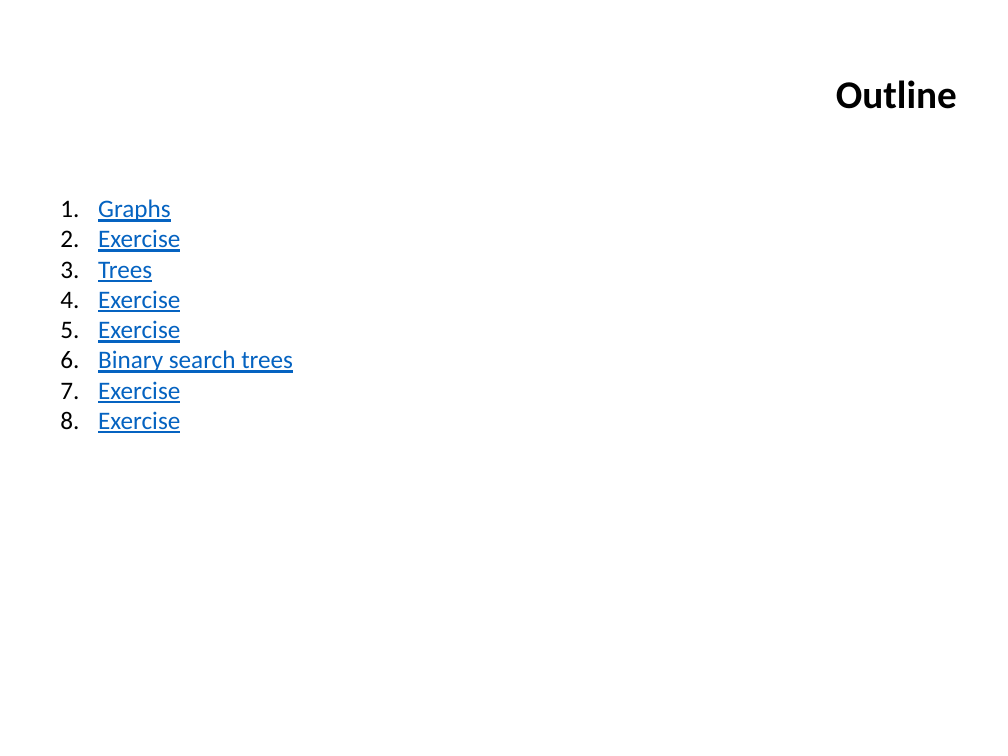
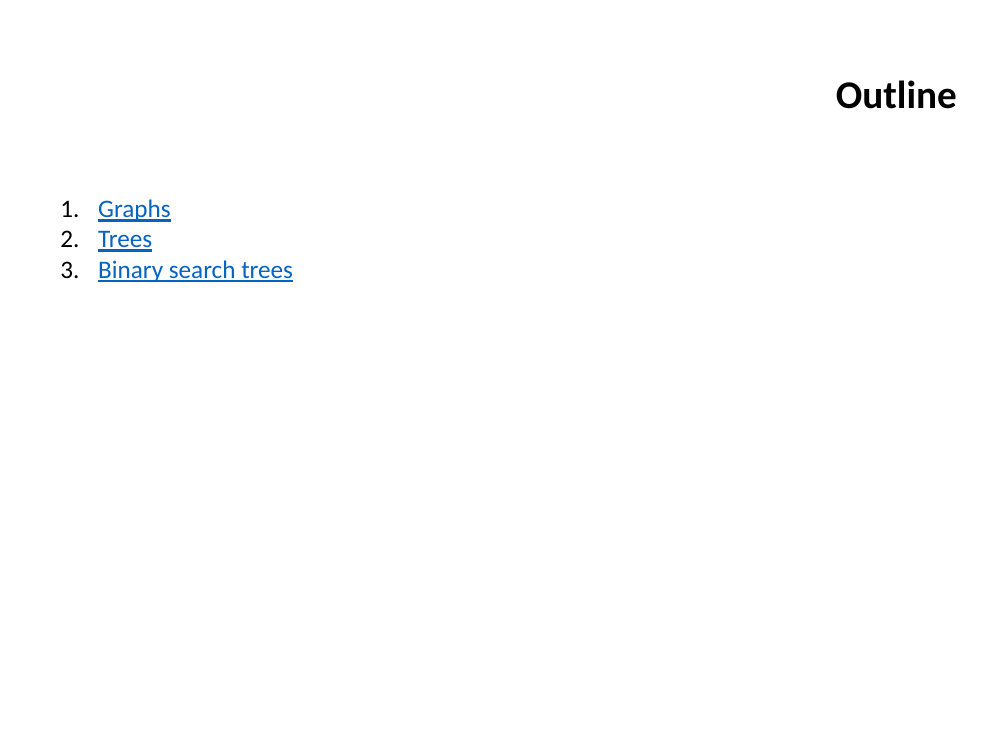
Before and after one commit to ifromm/dsa, a slide deck: slide 2 of slides/unit_6_trees.pptx. Drawn at 1008x756 pixels with LibreOffice and Linux fonts; fonts in the diff are those of the drawing; background and template pictures are left out. Boxes give left, top, right and bottom in pixels: in the first picture for what was removed or moved away, otherwise in the second. Text is boxed around its words. In the diff, an @@ line names an element or a change of style, - is before the commit and + after.

```diff
--- a/slides/unit_6_trees.pptx
+++ b/slides/unit_6_trees.pptx
@@ text at bbox=[98, 229, 180, 252]: paragraph removed @@
-2. Exercise
@@ text at bbox=[98, 290, 180, 343]: paragraphs removed @@
-4. Exercise
-5. Exercise
@@ text at bbox=[98, 381, 180, 433]: paragraphs removed @@
-7. Exercise
-8. Exercise
```
Also in this commit, not shown: 2 other slides changed, 1 other file.
